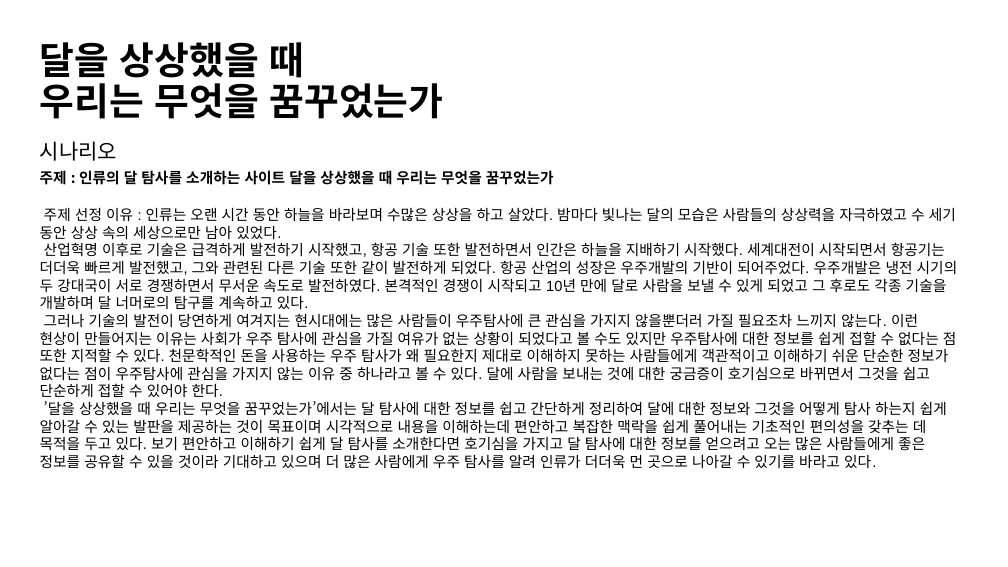
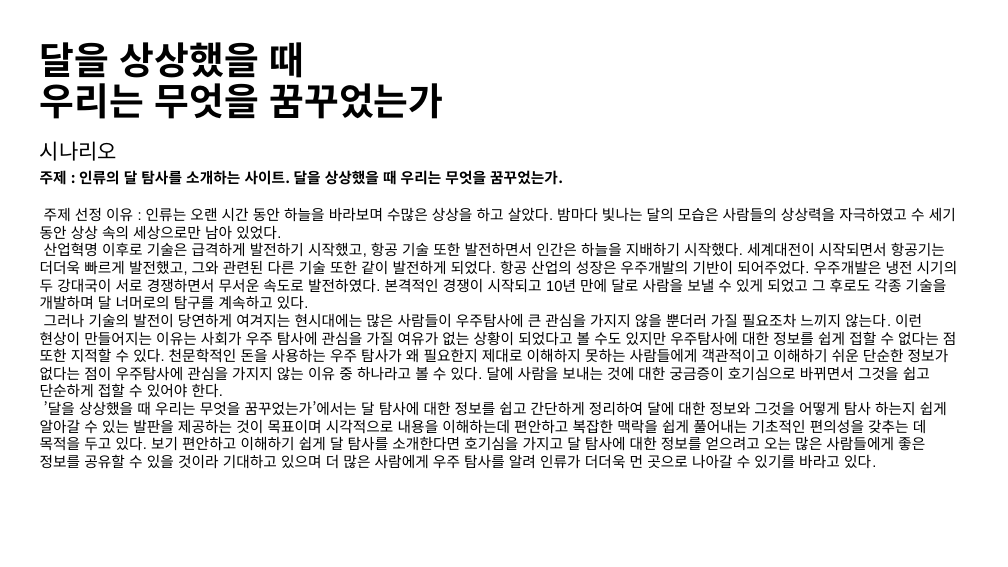
Before and after one commit to 20251413/GWNU_Github_20251413, a slide deck: slide 3 of 2025-Second-SEMESTER/HTML/20251413이종석_과제.pptx (slide 2 before the commit). Drawn at 1008x567 pixels with LibreOffice and Linux fonts; fonts in the diff are those of the drawing. Boxes give left, top, right and bottom in pixels: in the first picture for what was removed or moved away, otherwise in the second. Text is boxed around its words. In the diff, an @@ line names an element or a change of style, - is before the commit and + after.

```diff
--- a/2025-Second-SEMESTER/HTML/20251413이종석_과제.pptx
+++ b/2025-Second-SEMESTER/HTML/20251413이종석_과제.pptx
@@ text at (x1=40, y1=170, x2=563, y2=185): text changed @@
-주제 : 인류의 달 탐사를 소개하는 사이트 달을 상상했을 때 우리는 무엇을 꿈꾸었는가
+주제 : 인류의 달 탐사를 소개하는 사이트. 달을 상상했을 때 우리는 무엇을 꿈꾸었는가.
@@ text at (x1=40, y1=314, x2=957, y2=397): spaces changed @@
-그러나 기술의 발전이 당연하게 여겨지는 현시대에는 많은 사람들이 우주탐사에 큰 관심을 가지지 않을뿐더러 가질 필요조차 느끼지 않는다. 이런 현상이 만들어지는 이유는 사회가 우주 탐사에 관심을 가질 여유가 없는 상황이 되었다고 볼 수도 있지만 우주탐사에 대한 정보를 쉽게 접할 수 없다는 점 또한 지적할 수 있다. 천문학적인 돈을 사용하는 우주 탐사가 왜 필요한지 제대로 이해하지 못하는 사람들에게 객관적이고 이해하기 쉬운 단순한 정보가 없다는 점이 우주탐사에 관심을 가지지 않는 이유 중 하나라고 볼 수 있다. 달에 사람을 보내는 것에 대한 궁금증이 호기심으로 바뀌면서 그것을 쉽고 단순하게 접할 수 있어야 한다.
+그러나 기술의 발전이 당연하게 여겨지는 현시대에는 많은 사람들이 우주탐사에 큰 관심을 가지지 않을 뿐더러 가질 필요조차 느끼지 않는다. 이런 현상이 만들어지는 이유는 사회가 우주 탐사에 관심을 가질 여유가 없는 상황이 되었다고 볼 수도 있지만 우주탐사에 대한 정보를 쉽게 접할 수 없다는 점 또한 지적할 수 있다. 천문학적인 돈을 사용하는 우주 탐사가 왜 필요한지 제대로 이해하지 못하는 사람들에게 객관적이고 이해하기 쉬운 단순한 정보가 없다는 점이 우주탐사에 관심을 가지지 않는 이유 중 하나라고 볼 수 있다. 달에 사람을 보내는 것에 대한 궁금증이 호기심으로 바뀌면서 그것을 쉽고 단순하게 접할 수 있어야 한다.
```
Also in this commit, not shown: 1 other slide changed.
